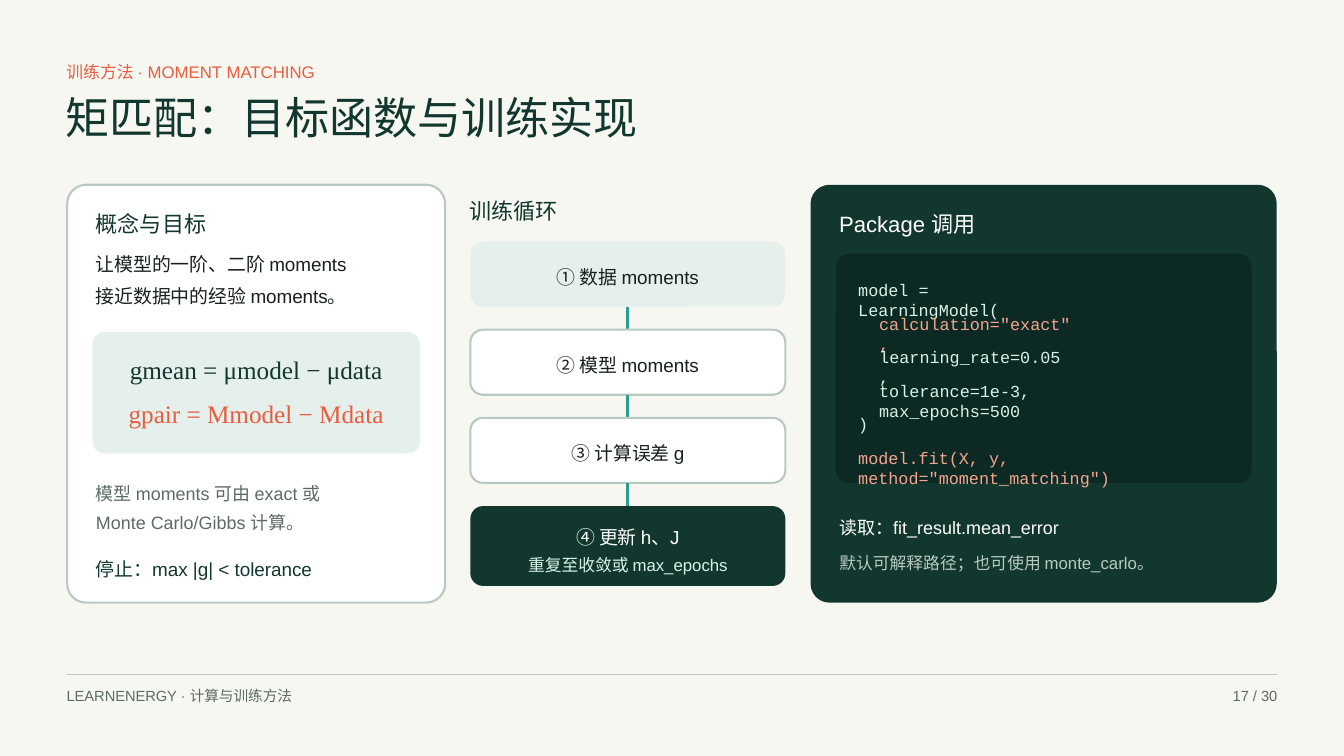
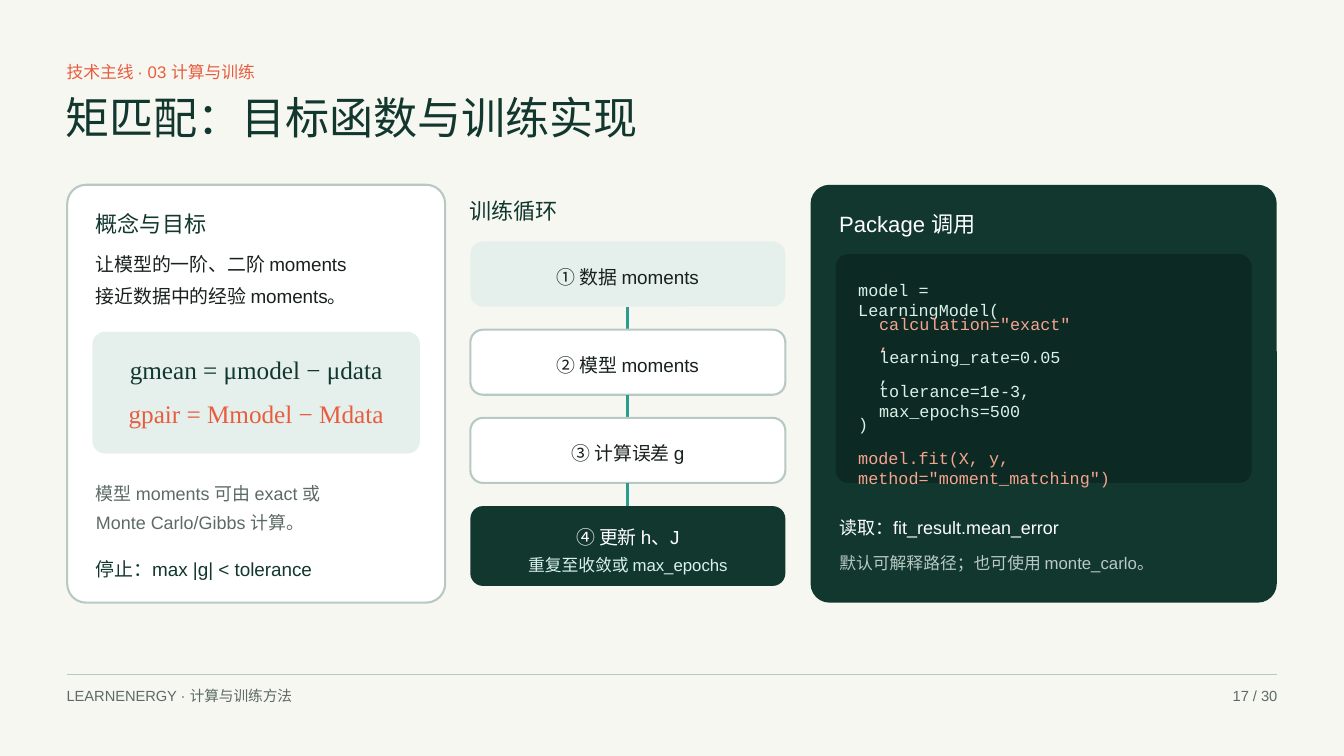
Before and after one commit to sqsssq/edu-analysis, a slide deck: slide 17 of output/pptx/learnenergy-foundations-technical-report-cn-v2.pptx. Drawn at 1344x756 pixels with LibreOffice and Linux fonts; fonts in the diff are those of the drawing. Boxes give left, top, right and bottom in pixels: in the first picture for what was removed or moved away, otherwise in the second. Text is boxed around its words. In the diff, an @@ line names an element or a change of style, - is before the commit and + after.

```diff
--- a/output/pptx/learnenergy-foundations-technical-report-cn-v2.pptx
+++ b/output/pptx/learnenergy-foundations-technical-report-cn-v2.pptx
@@ text at box(67, 64, 255, 80): text changed @@
-训练方法 · MOMENT MATCHING
+技术主线 · 03 计算与训练
```
Also in this commit, not shown: 28 other slides changed, 1 slide added, 1 slide removed.
